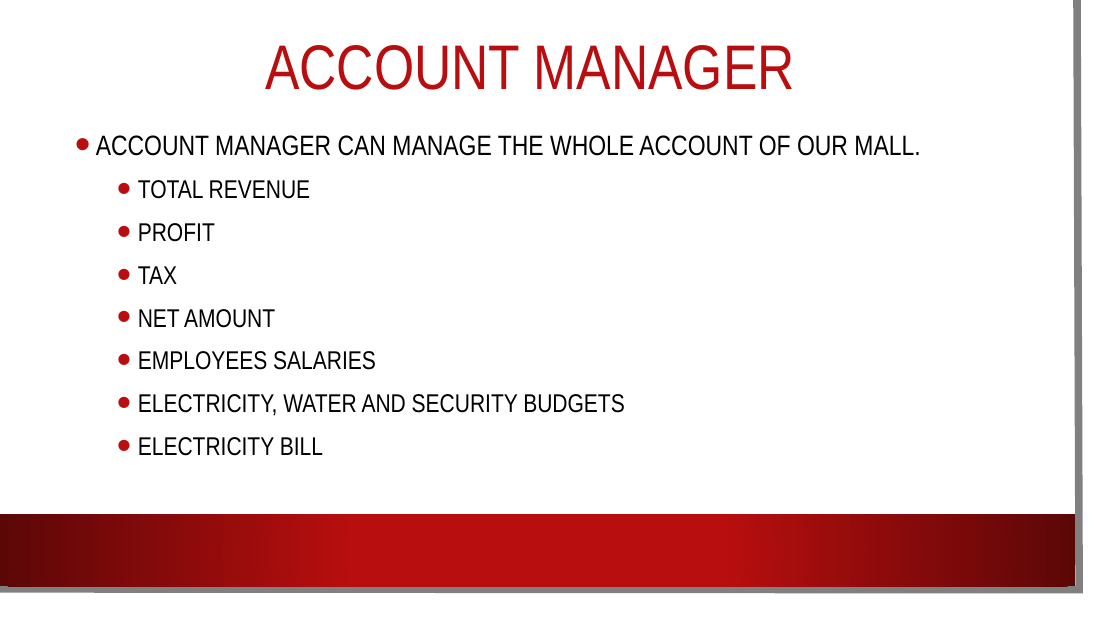
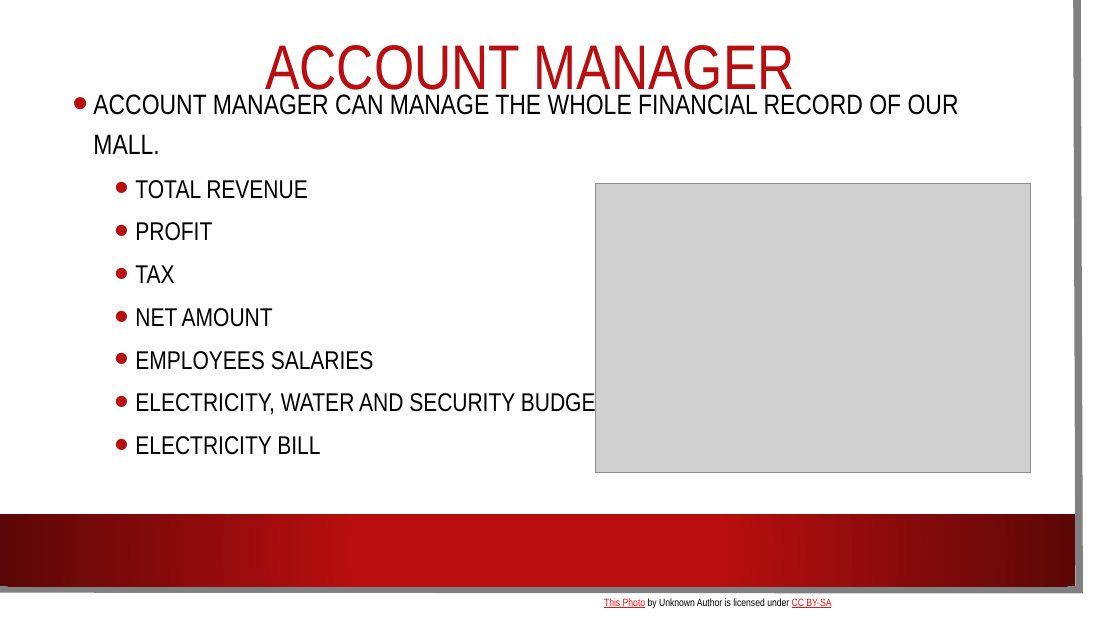
Before and after one commit to SyedKifayat1/OppFinalProject, a slide deck: slide 8 of Opp Project.pptx. Drawn at 1120x630 pixels with LibreOffice and Linux fonts; fonts in the diff are those of the drawing; grey boxes stand for pictures; background and template pictures are left out. Boxes give left, top, right and bottom in pixels: in the first picture for what was removed or moved away, otherwise in the second. Text is boxed around its words. In the diff, an @@ line names an element or a change of style, - is before the commit and + after.

```diff
--- a/Opp Project.pptx
+++ b/Opp Project.pptx
@@ text "ACCOUNT MANAGER CAN MANAGE THE ...": place and size @@
-text "ACCOUNT MANAGER CAN MANAGE THE ..." at bbox=[96, 135, 920, 456]
+text "ACCOUNT MANAGER CAN MANAGE THE ..." at bbox=[93, 94, 959, 455]
@@ text at bbox=[93, 94, 959, 154]: text changed @@
-• ACCOUNT MANAGER CAN MANAGE THE WHOLE ACCOUNT OF OUR MALL.
+• ACCOUNT MANAGER CAN MANAGE THE WHOLE FINANCIAL RECORD OF OUR MALL.
@@ picture added at bbox=[596, 183, 1030, 473] @@
@@ text added at bbox=[604, 598, 831, 608], 9 pt, text #000000 @@
+This Photo by Unknown Author is licensed under CC BY-SA
```
Also in this commit, not shown: 10 other slides changed, 2 slides added.
